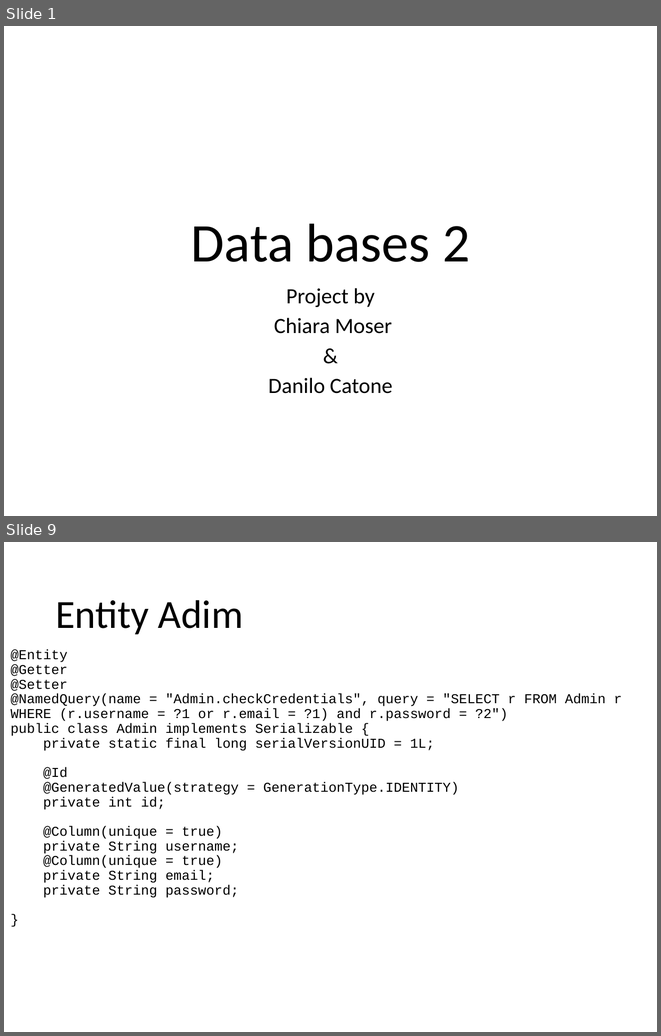
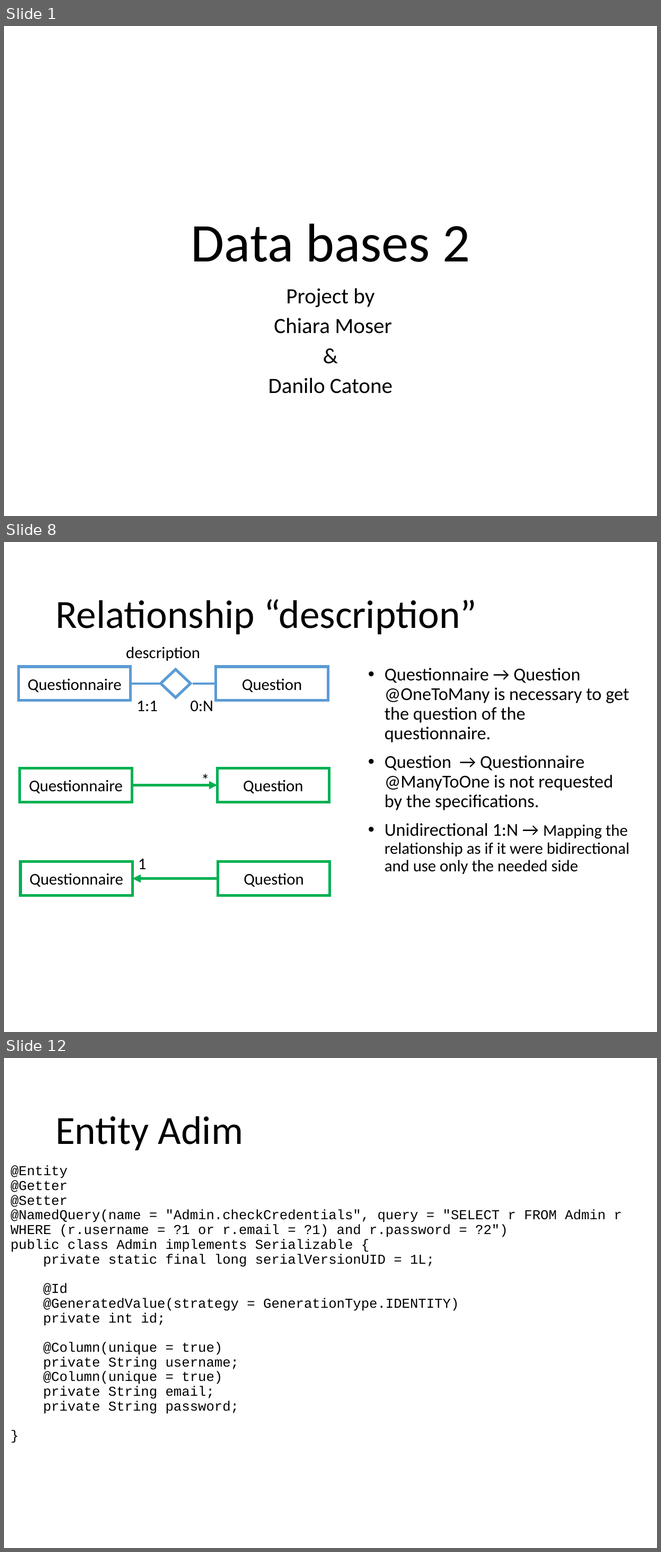
Before and after one commit to catonzio/DB2project, a slide deck: DB2project.pptx. Shown one above the other, each under a label of ours: slides 1 and 9 before the commit, slides 1, 8 and 12 after it; the slides between them are not shown. The pictures are 661x1036 and 661x1552 pixels, drawn with LibreOffice and Linux fonts; fonts in the diff are those of the drawing. Boxes give left, top, right and bottom in pixels: in the first picture for what was removed or moved away, otherwise in the second. Text is boxed around its words. In the diff, an @@ line names an element or a change of style, - is before the commit and + after.

Commit message:
Update Presentation and corrected some relations

```diff
--- a/DB2project.pptx
+++ b/DB2project.pptx
@@ slide 8 added at bbox=[4, 542, 657, 1032], background #FFFFFF @@
@@ title added at bbox=[55, 599, 477, 634], 44 pt, text #000000 @@
+Relationship “description”
@@ text added at bbox=[126, 646, 200, 661], 18 pt, text #000000 @@
+description
@@ rectangle added at bbox=[18, 667, 131, 700], fill #FFFFFF, outline #5B9BD5 3 pt, 18 pt, text #000000 @@
+Questionnaire
@@ rectangle added at bbox=[216, 667, 328, 700], fill #FFFFFF, outline #5B9BD5 3 pt, 18 pt, text #000000 @@
+Question
@@ text added at bbox=[385, 668, 629, 874], 20 pt, text #000000 @@
+• Questionnaire → Question @OneToMany is necessary to get the question of the questionnaire.
+• Question → Questionnaire @ManyToOne is not requested by the specifications.
+• Unidirectional 1:N → Mapping the relationship as if it were bidirectional and use only the needed side
@@ line added from (161, 684) to (131, 684), #5B9BD5 2.25 pt @@
@@ diamond added at bbox=[160, 670, 191, 698], fill #FFFFFF, outline #5B9BD5 3 pt @@
@@ line added from (216, 684) to (193, 684), #5B9BD5 2.25 pt @@
@@ text added at bbox=[136, 700, 157, 711], 18 pt, text #000000 @@
+1:1
@@ text added at bbox=[190, 700, 213, 712], 18 pt, text #000000 @@
+0:N
@@ rectangle added at bbox=[20, 768, 132, 802], outline #00B050 3 pt, 18 pt, text #000000 @@
+Questionnaire
@@ text added at bbox=[195, 766, 216, 792], 18 pt, text #000000 @@
+*
@@ rectangle added at bbox=[218, 768, 330, 802], outline #00B050 3 pt, 18 pt, text #000000 @@
+Question
@@ arrow added from (132, 785) to (218, 785), #00B050 3 pt @@
@@ text added at bbox=[138, 858, 147, 869], 18 pt, text #000000 @@
+1
@@ rectangle added at bbox=[20, 861, 133, 896], outline #00B050 3 pt, 18 pt, text #000000 @@
+Questionnaire
@@ rectangle added at bbox=[218, 861, 330, 896], outline #00B050 3 pt, 18 pt, text #000000 @@
+Question
@@ arrow added from (218, 878) to (133, 878), #00B050 3 pt @@
@@ what was slide 9 is now slide 12 @@
```
Also in this commit, not shown: 3 slides changed, 6 other slides added, 5 slides removed, 5 other files.
